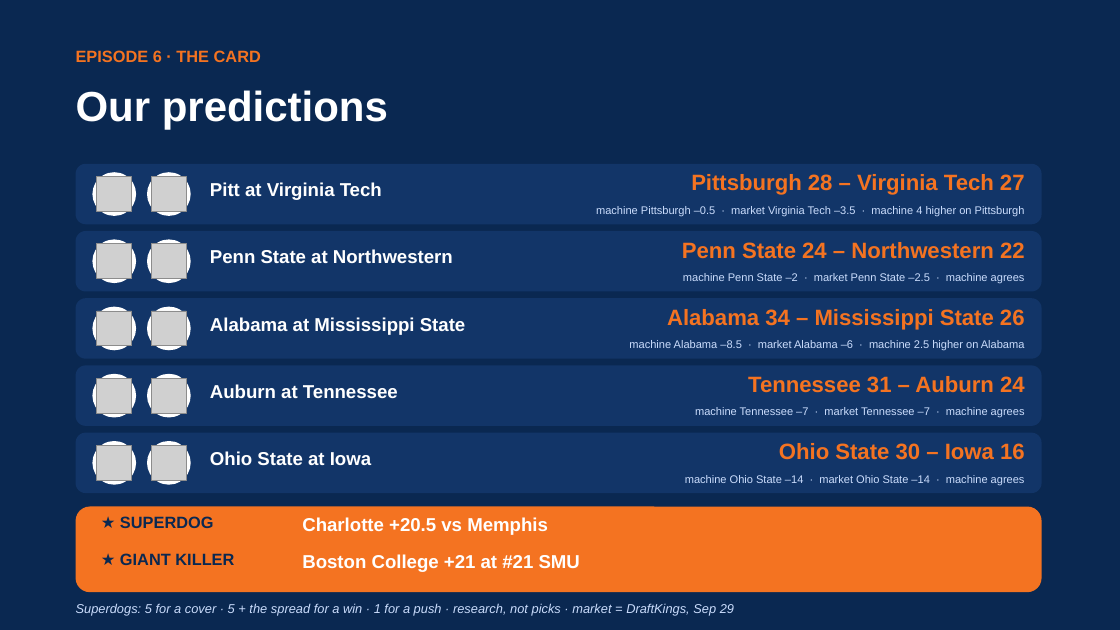
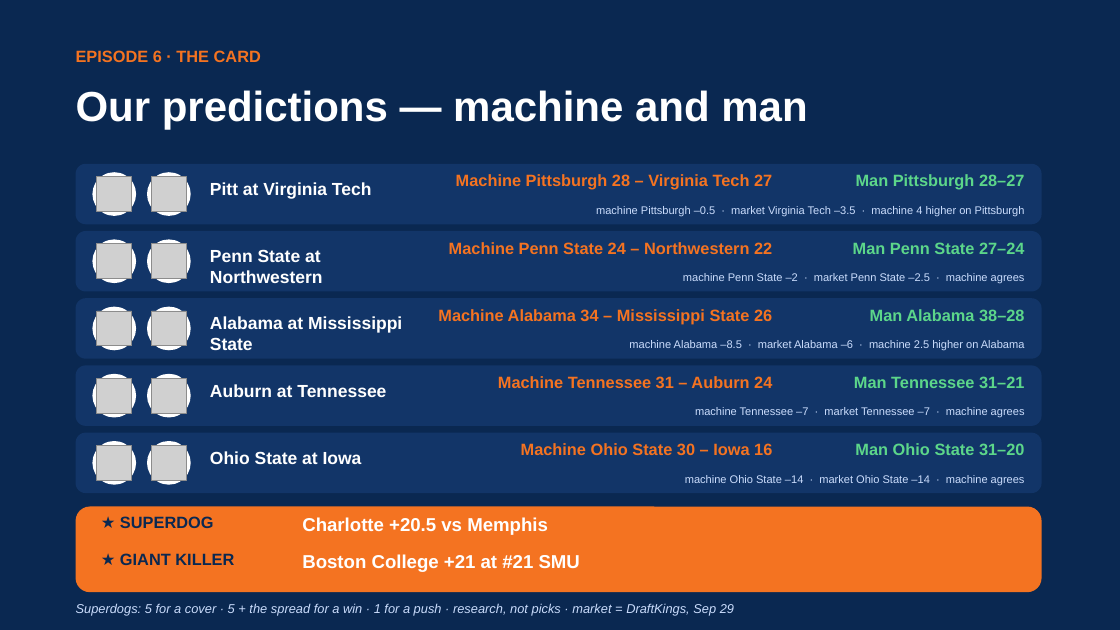
Before and after one commit to lucasalvarezflorida-lab/ncaa-fbs-analytics, a slide deck: slide 21 of decks/2026_Week5_Episode6.pptx. Drawn at 1120x630 pixels with LibreOffice and Linux fonts; fonts in the diff are those of the drawing; grey boxes stand for pictures. Boxes give left, top, right and bottom in pixels: in the first picture for what was removed or moved away, otherwise in the second. Text is boxed around its words. In the diff, an @@ line names an element or a change of style, - is before the commit and + after.

```diff
--- a/decks/2026_Week5_Episode6.pptx
+++ b/decks/2026_Week5_Episode6.pptx
@@ text at [76,90,807,130]: text changed @@
-Our predictions
+Our predictions — machine and man
@@ text at [456,174,772,190]: text changed; size 19 to 14 pt @@
-Pittsburgh 28 – Virginia Tech 27
+Machine Pittsburgh 28 – Virginia Tech 27
@@ text added at [856,174,1024,190], 14 pt, text #5CD68A, bold @@
+Man Pittsburgh 28–27
@@ text at [449,242,772,254]: text changed; size 19 to 14 pt @@
-Penn State 24 – Northwestern 22
+Machine Penn State 24 – Northwestern 22
@@ text added at [853,242,1024,254], 14 pt, text #5CD68A, bold @@
+Man Penn State 27–24
@@ text at [438,309,772,324]: text changed; size 19 to 14 pt @@
-Alabama 34 – Mississippi State 26
+Machine Alabama 34 – Mississippi State 26
@@ text added at [870,309,1024,321], 14 pt, text #5CD68A, bold @@
+Man Alabama 38–28
@@ text at [498,376,772,388]: text changed; size 19 to 14 pt @@
-Tennessee 31 – Auburn 24
+Machine Tennessee 31 – Auburn 24
@@ text added at [854,376,1024,388], 14 pt, text #5CD68A, bold @@
+Man Tennessee 31–21
@@ size 16 to 15 pt in 5 elements at [210,182,372,199], [210,249,323,283], [210,316,402,350], [210,384,386,397], [210,451,362,464] @@
@@ text at [521,443,772,455]: text changed; size 19 to 14 pt @@
-Ohio State 30 – Iowa 16
+Machine Ohio State 30 – Iowa 16
@@ text added at [855,443,1024,455], 14 pt, text #5CD68A, bold @@
+Man Ohio State 31–20
```
Also in this commit, not shown: 1 other slide changed, 7 other files.
